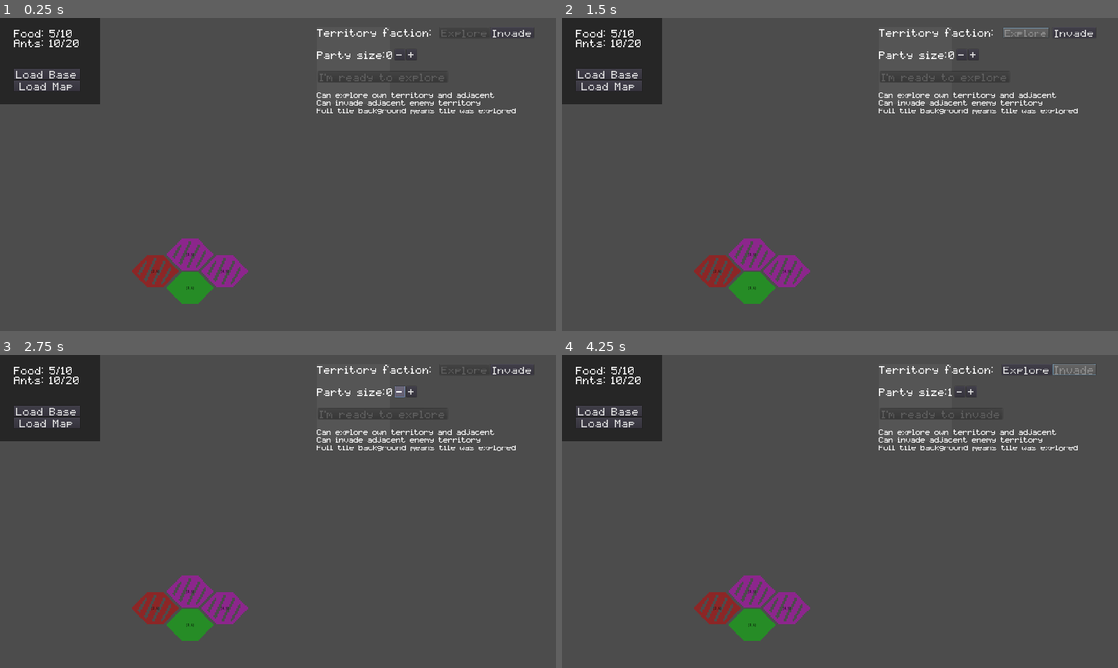
Above: before the commit, frames 1-4 (two rows, left to right).
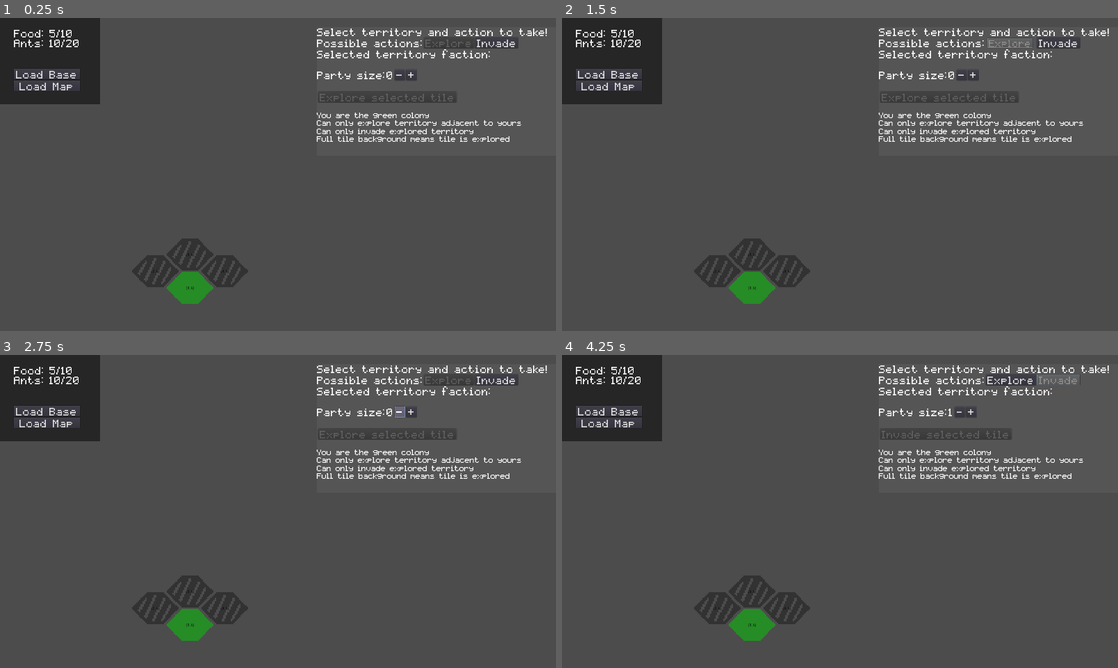
Above: after the commit, the same moments.

Repository: gramozilho/AntColonySimulator
Game: Godot game, scene res://Objects/WorldMap.tscn
Two runs of this game, one before a commit and one after it. Both use one fixed random seed, a clock stepped at 60 frames per second and the inputs below. This scene is started directly instead of the project's main scene.
Inputs:
- Up to frame 1 (0.25 s): no input
- Up to frame 2 (1.5 s): click "Invade" at 0.5 s; click "Explore" at 1.25 s
- Up to frame 3 (2.75 s): click "-" at 2 s
- Up to frame 4 (4.25 s): click "+" at 2.75 s; click "Invade" at 3.5 s

The runs differ from the first frame. In frame 1, 4.7% of the frame differs, in the area x 23-99%, y 3-86%; in frame 2, 4.9%; in frame 3, 4.8%; in frame 4, 4.9%.

Commit message:
now can only invade explored territory

Diff:
--- a/HUD/Overlay.gd
+++ b/HUD/Overlay.gd
@@ -14,6 +14,8 @@
 }
 onready var base_color
 onready var off_color
+var base_color_unexplored = Color(.8, .8, .8, 1.0)
+var off_color_unexplored = Color(.2, .2, .2, 1.0)
 
 var army_size = 0
 export(Vector2) var map_pos
@@ -25,7 +27,8 @@
 func _ready():
 	faction = randi()%4+1
 	update_faction(faction)
-	$CollisionPolygon2D/Sprite.modulate = off_color
+	$CollisionPolygon2D/SpriteExplored.modulate = off_color
+	$CollisionPolygon2D/SpriteUnexplored.modulate = off_color_unexplored
 	$ArmySize.text = "(" + str(map_pos.x) + "," + str(map_pos.y) + ")"
 	update_visibility(tile_visible)
 	update_explored(tile_explored)
@@ -41,9 +44,11 @@
 
 func highlight(flag):
 	if flag:
-		$CollisionPolygon2D/Sprite.modulate = base_color
+		$CollisionPolygon2D/SpriteExplored.modulate = base_color
+		$CollisionPolygon2D/SpriteUnexplored.modulate = base_color_unexplored
 	else:
-		$CollisionPolygon2D/Sprite.modulate = off_color
+		$CollisionPolygon2D/SpriteExplored.modulate = off_color
+		$CollisionPolygon2D/SpriteUnexplored.modulate = off_color_unexplored
 
 func _on_OverlayCell_mouse_entered() -> void:
 	#print('Over tile ', map_pos)
@@ -74,8 +79,8 @@
 
 func update_explored(explored_flag) -> void:
 	tile_explored = explored_flag
-	$CollisionPolygon2D/Sprite/Explored.visible = explored_flag
-	$CollisionPolygon2D/Sprite/Unexplored.visible = !explored_flag
+	$CollisionPolygon2D/SpriteExplored.visible = explored_flag
+	$CollisionPolygon2D/SpriteUnexplored.visible = !explored_flag
 
 func update_faction(faction_idx):
 	faction = faction_idx
@@ -83,6 +88,9 @@
 	off_color = base_color
 	off_color[3] = 0.5
 	if _is_hovering:
-		$CollisionPolygon2D/Sprite.modulate = base_color
+		$CollisionPolygon2D/SpriteExplored.modulate = base_color
 	else:
-		$CollisionPolygon2D/Sprite.modulate = off_color
+		$CollisionPolygon2D/SpriteExplored.modulate = off_color
+
+func get_faction_name():
+	return FACTIONS.keys()[faction]
--- a/HUD/Overlay.tscn
+++ b/HUD/Overlay.tscn
@@ -58,15 +58,14 @@
 scale = Vector2( 5, 5 )
 polygon = PoolVector2Array( -5.93475, -11.2684, 6.11079, -11.2684, 16.7665, -0.33475, 5.92548, 10.7842, -6.02741, 10.7842, -16.9611, -0.149435 )
 
-[node name="Sprite" type="Node2D" parent="CollisionPolygon2D"]
-
-[node name="Unexplored" type="Sprite" parent="CollisionPolygon2D/Sprite"]
+[node name="SpriteUnexplored" type="Sprite" parent="CollisionPolygon2D"]
 visible = false
+modulate = Color( 0.223529, 0.223529, 0.223529, 1 )
 position = Vector2( 0, -0.23327 )
 scale = Vector2( 1, 1 )
 texture = ExtResource( 3 )
 
-[node name="Explored" type="Sprite" parent="CollisionPolygon2D/Sprite"]
+[node name="SpriteExplored" type="Sprite" parent="CollisionPolygon2D"]
 position = Vector2( 0, -0.23327 )
 scale = Vector2( 1, 1 )
 texture = ExtResource( 2 )
--- a/Objects/WorldMap.gd
+++ b/Objects/WorldMap.gd
@@ -11,6 +11,8 @@
 						'NW':  Vector2(-1,0),
 						'SW':  Vector2(-1,1)}
 var last_tile_pressed = Vector2()
+const explore_button_text = "Explore selected tile"
+const invade_button_text = "Invade selected tile"
 
 func _ready():
 	map_size = $Map.map_size
@@ -22,10 +24,16 @@
 	update_visibility()
 
 func _tile_pressed(tile_pos):
+	highlight_last_pressed(false)
 	last_tile_pressed = tile_pos
 	highlight_last_pressed(true)
 	$ActionHUD/VBoxContainer/ConfirmSelect/ConfirmAction.disabled = false
-	print('Tile pressed: ', tile_pos)
+	var selected_tyle = get_tile_in_pos(tile_pos)
+	if selected_tyle.tile_explored:
+		$ActionHUD/VBoxContainer/TerritorySelect/TerritorySelected.text = get_tile_in_pos(tile_pos).get_faction_name()
+	else:
+		$ActionHUD/VBoxContainer/TerritorySelect/TerritorySelected.text = "???"
+	#print('Tile pressed: ', tile_pos)
 
 func highlight_last_pressed(flag):
 	var last_pressed_position = get_tile_in_pos(last_tile_pressed)
@@ -37,6 +45,8 @@
 		get_tile_in_pos(last_tile_pressed).tile_explored = true
 	else:
 		get_tile_in_pos(last_tile_pressed).faction = 0
+	highlight_last_pressed(false)
+	last_tile_pressed = Vector2()
 	update_visibility()
 
 
@@ -56,18 +66,31 @@
 func switch_action(action):
 	exploration_mode = action == 0
 	# Disable current button
-	$ActionHUD/VBoxContainer/TerritorySelect/ExploreButton.disabled = exploration_mode
-	$ActionHUD/VBoxContainer/TerritorySelect/AttackButton.disabled = !exploration_mode
+	$ActionHUD/VBoxContainer/ActionSelect/ExploreButton.disabled = exploration_mode
+	$ActionHUD/VBoxContainer/ActionSelect/AttackButton.disabled = !exploration_mode
 	if exploration_mode:
-		$ActionHUD/VBoxContainer/ConfirmSelect/ConfirmAction.text = "I'm ready to explore"
-		# Only allow selecting own territory and adjacent
+		$ActionHUD/VBoxContainer/ConfirmSelect/ConfirmAction.text = explore_button_text
+		# Only allow selecting own territory, already explored and adjacent to both
+		update_selection(current_map_list())
+
 	else:
-		$ActionHUD/VBoxContainer/ConfirmSelect/ConfirmAction.text = "I'm ready to invade"
-		# Only allow selecting adjacent territory
+		$ActionHUD/VBoxContainer/ConfirmSelect/ConfirmAction.text = invade_button_text
+		# Only allow selecting adjacent and explored territory
+		update_selection(invadable_tile_list())
+
 	$ActionHUD/VBoxContainer/ConfirmSelect/ConfirmAction.disabled = true
 	highlight_last_pressed(false)
 	last_tile_pressed = Vector2()
 	update_visibility()
+
+func update_selection(new_list):
+	for tile in $Map.get_children():
+		if tile.map_pos in new_list:
+			tile.tile_selectable = true
+		else:
+			tile.tile_selectable = false
+
+
 
 func _on_ExploreButton_pressed():
 	switch_action(0)
@@ -97,7 +120,17 @@
 			own_list.append(tile.map_pos)
 	return own_list
 
+func invadable_tile_list():
+	# Select all tiles that have been explored but are not your own
+	var invaded_list = []
+	for tile_pos in explored_tiles_list():
+		if get_tile_in_pos(tile_pos).faction != 0:
+			invaded_list.append(tile_pos)
+
+	return invaded_list
+
 func explored_tiles_list():
+	# Return all tiles that have been explored
 	var explore_list = []
 	for tile in $Map.get_children():
 		if tile.tile_explored:
@@ -105,6 +138,7 @@
 	return explore_list
 
 func current_map_list(only_adjacent = false):
+	# Return all tiles that have been explored and their adjacents
 	#var current_list = own_tiles_list() + explore_tiles_list()
 	#var current_list = own_tiles_list()
 	var current_list = explored_tiles_list()
--- a/Objects/WorldMap.tscn
+++ b/Objects/WorldMap.tscn
@@ -229,7 +229,7 @@
 
 [node name="Bg" type="Sprite" parent="ActionHUD"]
 modulate = Color( 0.337255, 0.337255, 0.337255, 1 )
-scale = Vector2( 3.92927, 4.14806 )
+scale = Vector2( 15.0036, 6.93739 )
 texture = ExtResource( 3 )
 offset = Vector2( 32, 32 )
 
@@ -240,48 +240,65 @@
 "_edit_use_anchors_": false
 }
 
-[node name="TerritorySelect" type="HBoxContainer" parent="ActionHUD/VBoxContainer"]
-margin_right = 803.0
-margin_bottom = 38.0
-
-[node name="Label" type="Label" parent="ActionHUD/VBoxContainer/TerritorySelect"]
+[node name="Header" type="Label" parent="ActionHUD/VBoxContainer"]
+margin_right = 831.0
+margin_bottom = 32.0
+custom_fonts/font = ExtResource( 4 )
+text = "Select territory and action to take!"
+
+[node name="ActionSelect" type="HBoxContainer" parent="ActionHUD/VBoxContainer"]
+margin_top = 36.0
+margin_right = 831.0
+margin_bottom = 74.0
+
+[node name="Label2" type="Label" parent="ActionHUD/VBoxContainer/ActionSelect"]
 margin_top = 3.0
-margin_right = 416.0
+margin_right = 364.0
 margin_bottom = 35.0
 custom_fonts/font = ExtResource( 4 )
-text = "Territory faction: "
-
-[node name="TerritorySelected" type="Label" parent="ActionHUD/VBoxContainer/TerritorySelect"]
-margin_left = 420.0
-margin_top = 3.0
-margin_right = 420.0
-margin_bottom = 35.0
-custom_fonts/font = ExtResource( 4 )
-
-[node name="ExploreButton" parent="ActionHUD/VBoxContainer/TerritorySelect" instance=ExtResource( 5 )]
-margin_left = 424.0
+text = "Possible actions:"
+
+[node name="ExploreButton" parent="ActionHUD/VBoxContainer/ActionSelect" instance=ExtResource( 5 )]
+margin_left = 368.0
 margin_top = 0.0
-margin_right = 596.0
+margin_right = 540.0
 margin_bottom = 38.0
 text = "Explore"
 
-[node name="AttackButton" parent="ActionHUD/VBoxContainer/TerritorySelect" instance=ExtResource( 5 )]
-margin_left = 600.0
+[node name="AttackButton" parent="ActionHUD/VBoxContainer/ActionSelect" instance=ExtResource( 5 )]
+margin_left = 544.0
 margin_top = 0.0
-margin_right = 748.0
+margin_right = 692.0
 margin_bottom = 38.0
 text = "Invade"
 
+[node name="TerritorySelect" type="HBoxContainer" parent="ActionHUD/VBoxContainer"]
+margin_top = 78.0
+margin_right = 831.0
+margin_bottom = 110.0
+
+[node name="Label" type="Label" parent="ActionHUD/VBoxContainer/TerritorySelect"]
+margin_right = 620.0
+margin_bottom = 32.0
+custom_fonts/font = ExtResource( 4 )
+text = "Selected territory faction: "
+
+[node name="TerritorySelected" type="Label" parent="ActionHUD/VBoxContainer/TerritorySelect"]
+margin_left = 624.0
+margin_right = 624.0
+margin_bottom = 32.0
+custom_fonts/font = ExtResource( 4 )
+
 [node name="Empty" type="Label" parent="ActionHUD/VBoxContainer"]
-margin_top = 42.0
-margin_right = 803.0
-margin_bottom = 74.0
+margin_top = 114.0
+margin_right = 831.0
+margin_bottom = 146.0
 custom_fonts/font = ExtResource( 4 )
 
 [node name="PartySelect" type="HBoxContainer" parent="ActionHUD/VBoxContainer"]
-margin_top = 78.0
-margin_right = 803.0
-margin_bottom = 116.0
+margin_top = 150.0
+margin_right = 831.0
+margin_bottom = 188.0
 
 [node name="Label" type="Label" parent="ActionHUD/VBoxContainer/PartySelect"]
 margin_top = 3.0
@@ -313,15 +330,15 @@
 text = "+"
 
 [node name="Empty2" type="Label" parent="ActionHUD/VBoxContainer"]
-margin_top = 120.0
-margin_right = 803.0
-margin_bottom = 152.0
+margin_top = 192.0
+margin_right = 831.0
+margin_bottom = 224.0
 custom_fonts/font = ExtResource( 4 )
 
 [node name="ConfirmSelect" type="HBoxContainer" parent="ActionHUD/VBoxContainer"]
-margin_top = 156.0
-margin_right = 803.0
-margin_bottom = 194.0
+margin_top = 228.0
+margin_right = 831.0
+margin_bottom = 266.0
 
 [node name="Empty3" type="Label" parent="ActionHUD/VBoxContainer/ConfirmSelect"]
 margin_top = 3.0
@@ -336,14 +353,15 @@
 text = "I'm ready"
 
 [node name="TempInfo" type="Label" parent="ActionHUD/VBoxContainer"]
-margin_top = 198.0
-margin_right = 803.0
-margin_bottom = 311.0
+margin_top = 270.0
+margin_right = 831.0
+margin_bottom = 412.0
 custom_fonts/font = SubResource( 1 )
 text = "
-Can explore own territory and adjacent
-Can invade adjacent enemy territory
-Full tile background means tile was explored"
+You are the green colony
+Can only explore territory adjacent to yours
+Can only invade explored territory
+Full tile background means tile is explored"
 [connection signal="input_event" from="Map/OverlayCell" to="Map/OverlayCell" method="_on_OverlayCell_input_event"]
 [connection signal="mouse_entered" from="Map/OverlayCell" to="Map/OverlayCell" method="_on_OverlayCell_mouse_entered"]
 [connection signal="mouse_exited" from="Map/OverlayCell" to="Map/OverlayCell" method="_on_OverlayCell_mouse_exited"]
@@ -455,8 +473,8 @@
 [connection signal="input_event" from="Map/OverlayCell37" to="Map/OverlayCell37" method="_on_OverlayCell_input_event"]
 [connection signal="mouse_entered" from="Map/OverlayCell37" to="Map/OverlayCell37" method="_on_OverlayCell_mouse_entered"]
 [connection signal="mouse_exited" from="Map/OverlayCell37" to="Map/OverlayCell37" method="_on_OverlayCell_mouse_exited"]
-[connection signal="pressed" from="ActionHUD/VBoxContainer/TerritorySelect/ExploreButton" to="." method="_on_ExploreButton_pressed"]
-[connection signal="pressed" from="ActionHUD/VBoxContainer/TerritorySelect/AttackButton" to="." method="_on_AttackButton_pressed"]
+[connection signal="pressed" from="ActionHUD/VBoxContainer/ActionSelect/ExploreButton" to="." method="_on_ExploreButton_pressed"]
+[connection signal="pressed" from="ActionHUD/VBoxContainer/ActionSelect/AttackButton" to="." method="_on_AttackButton_pressed"]
 [connection signal="pressed" from="ActionHUD/VBoxContainer/PartySelect/LessAnts" to="ActionHUD" method="_on_LessAnts_pressed"]
 [connection signal="pressed" from="ActionHUD/VBoxContainer/PartySelect/MoreAnts" to="ActionHUD" method="_on_MoreAnts_pressed"]
 [connection signal="pressed" from="ActionHUD/VBoxContainer/ConfirmSelect/ConfirmAction" to="." method="_on_ConfirmAction_pressed"]
